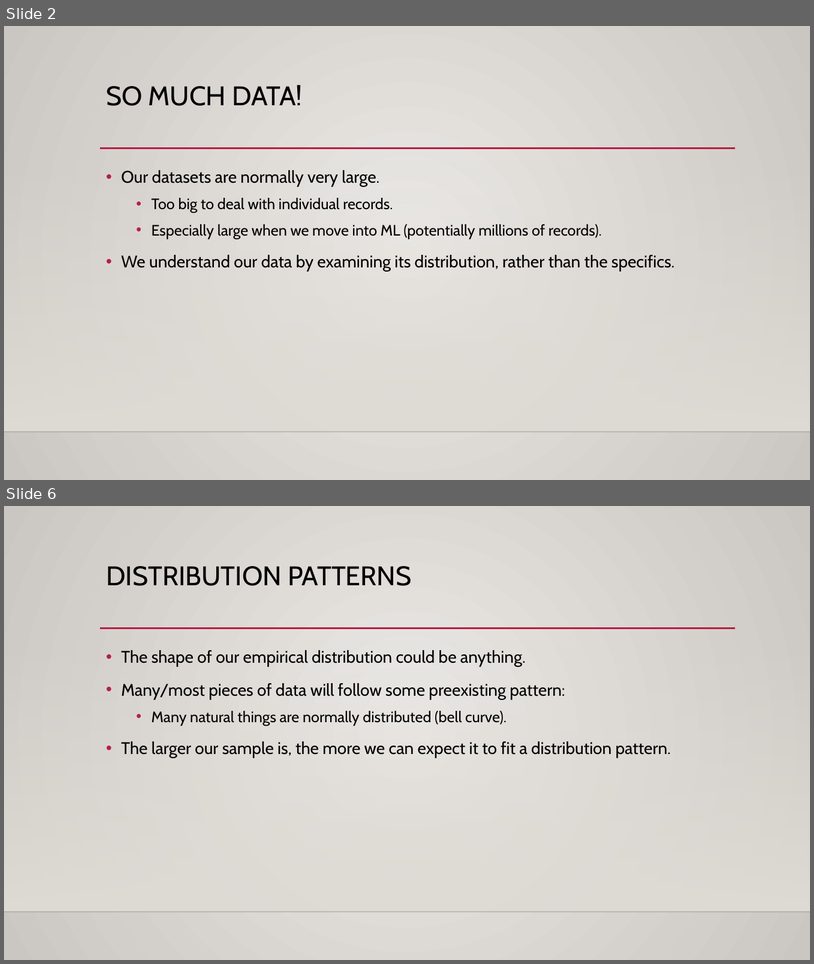
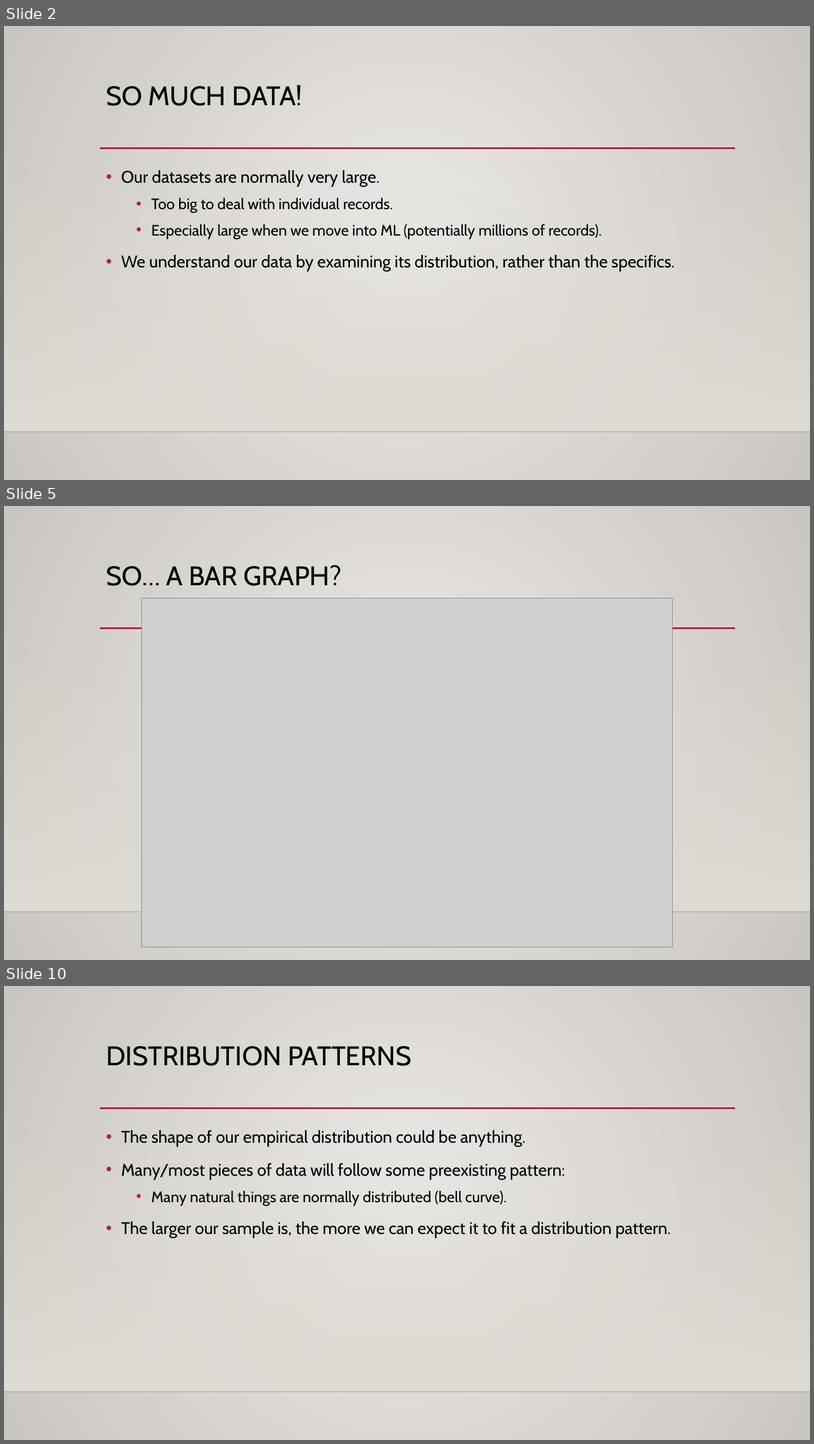
Before and after one commit to AkeemSemper/Basic_Stats_in_Python_Student_Workbooks, a slide deck: reference_material/slides/003_Distribution_Basics.pptx. Shown one above the other, each under a label of ours: slides 2 and 6 before the commit, slides 2, 5 and 10 after it; the slides between them are not shown. The pictures are 814x964 and 814x1444 pixels, drawn with LibreOffice and Linux fonts; fonts in the diff are those of the drawing; grey boxes stand for pictures; background and template pictures are left out. Boxes give left, top, right and bottom in pixels: in the first picture for what was removed or moved away, otherwise in the second. Text is boxed around its words. In the diff, an @@ line names an element or a change of style, - is before the commit and + after.

```diff
--- a/reference_material/slides/003_Distribution_Basics.pptx
+++ b/reference_material/slides/003_Distribution_Basics.pptx
@@ slide 5 added at box(4, 506, 810, 960), background gradient #ECEAE7 to #CAC7C1; not listed: 3 template elements that a slide beside it also shows @@
@@ title added at box(106, 565, 342, 586), 32 pt, text #000000 @@
+SO… A BAR GRAPH?
@@ picture added at box(142, 598, 673, 947) @@
@@ what was slide 6 is now slide 10 @@
```
Also in this commit, not shown: 3 slides changed, 4 other slides added, 2 other files.
